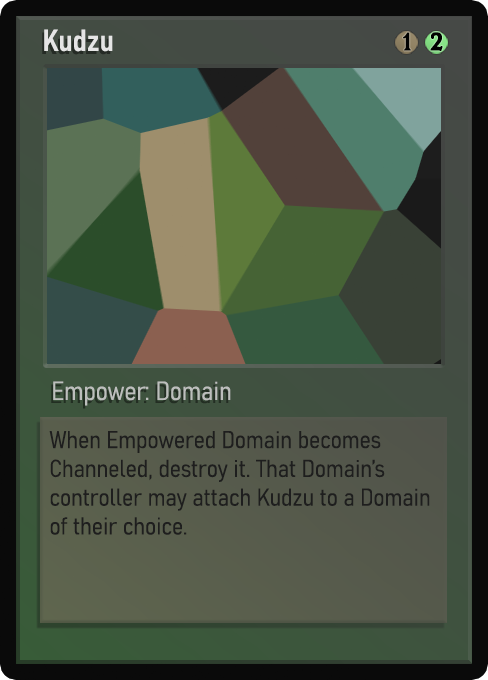
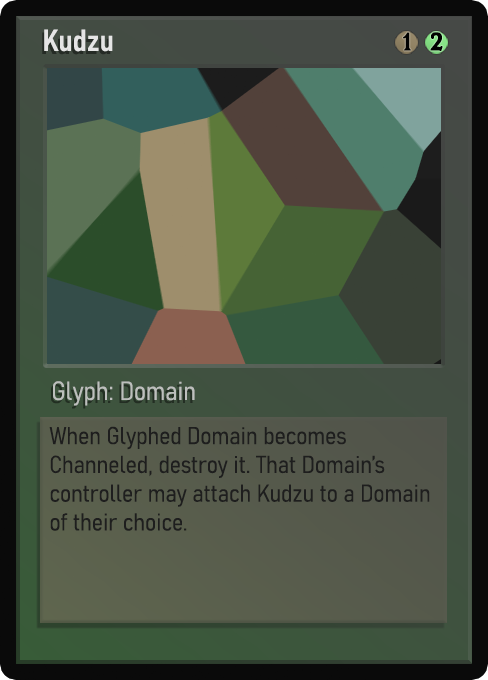
Comparing the layer stacks of the two 488 x 680 images. Changes:
painted on "Class" over [53, 381, 231, 406]
painted on "Desc_norm" over [49, 426, 430, 535]
